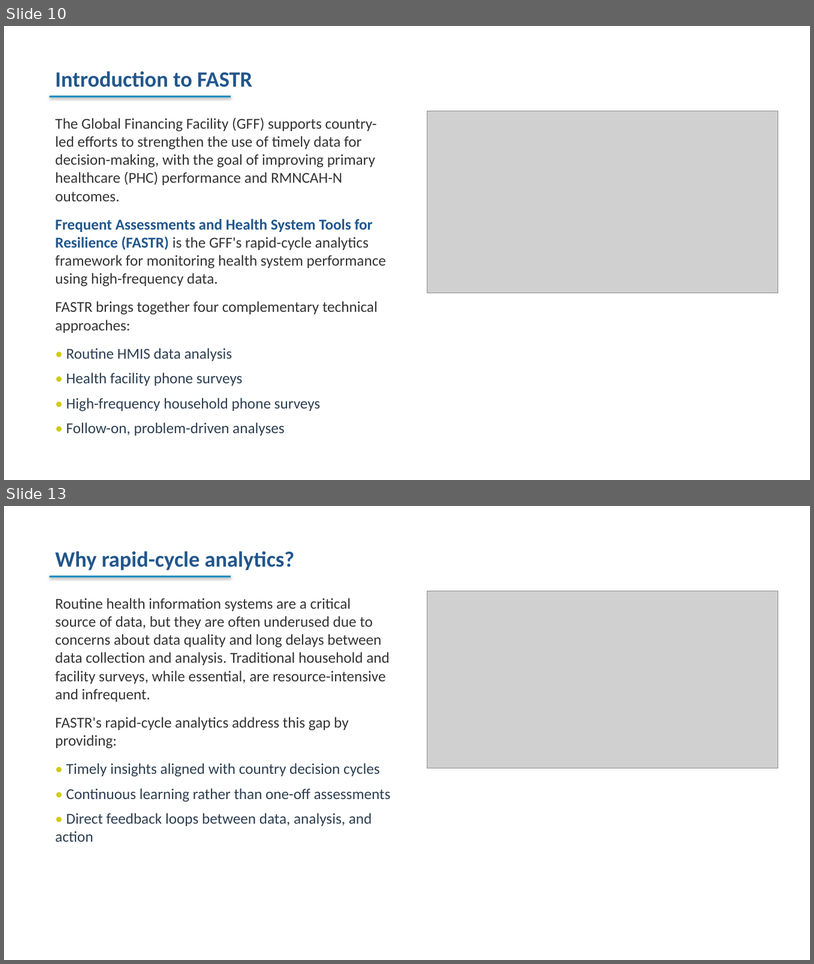
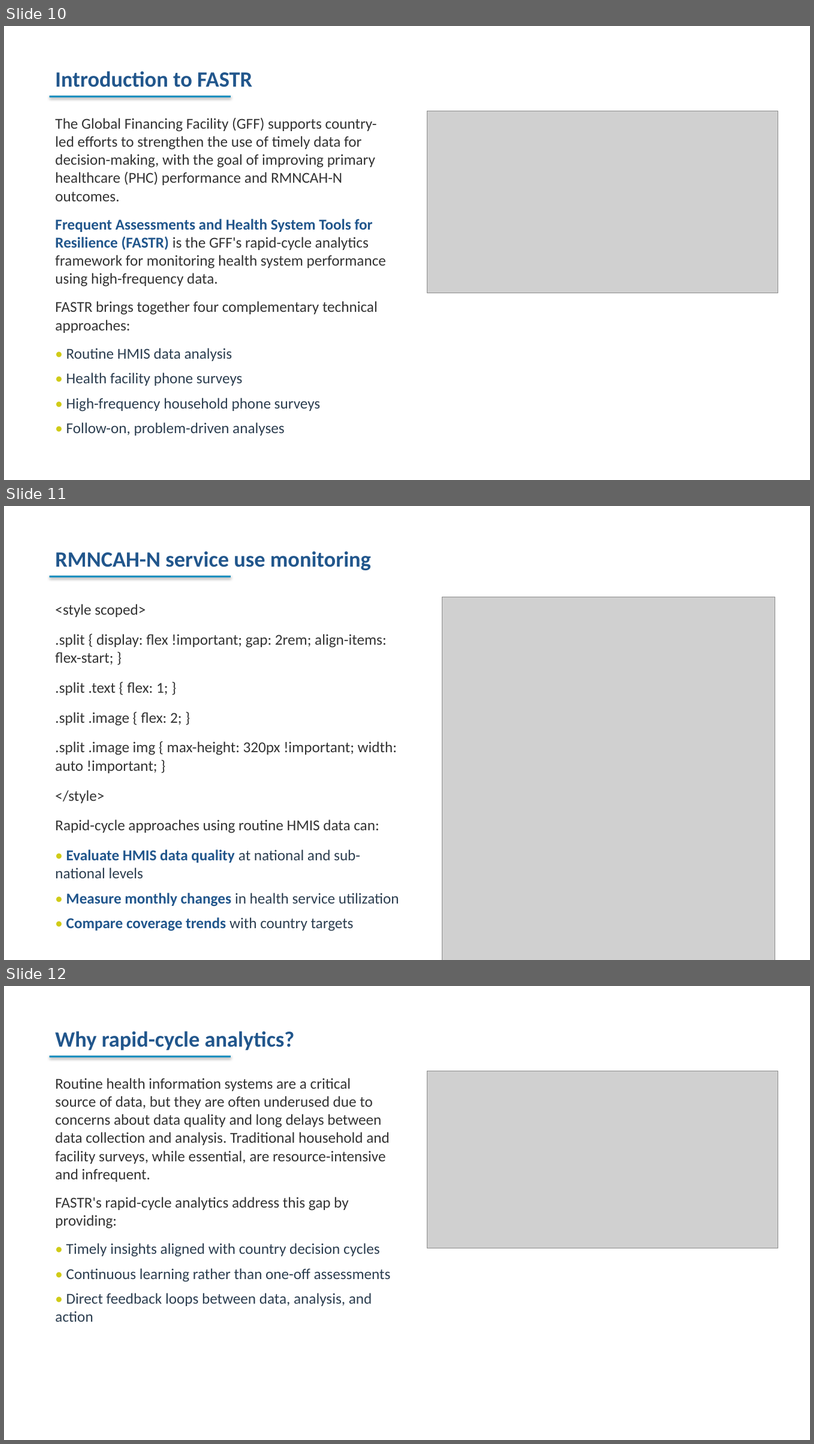
Before and after one commit to FASTR-Analytics/fastr-resource-hub, a slide deck: outputs/2026-zambia_deck.pptx. Shown one above the other, each under a label of ours: slides 10 and 13 before the commit, slides 10, 11 and 12 after it; the slides between them are not shown. The pictures are 814x964 and 814x1444 pixels, drawn with LibreOffice and Linux fonts; fonts in the diff are those of the drawing; grey boxes stand for pictures. Boxes give left, top, right and bottom in pixels: in the first picture for what was removed or moved away, otherwise in the second. Text is boxed around its words. In the diff, an @@ line names an element or a change of style, - is before the commit and + after.

Commit message:
updated default images

```diff
--- a/outputs/2026-zambia_deck.pptx
+++ b/outputs/2026-zambia_deck.pptx
@@ slide 11 added at [4,506,810,960], background #FFFFFF @@
@@ text added at [55,551,371,570], 26 pt, text #21568C, bold @@
+RMNCAH-N service use monitoring
@@ rectangle added at [50,576,231,577], fill #1A90C0 @@
@@ text added at [55,604,399,931], 18 pt, text #333333 @@
+<style scoped>
+.split { display: flex !important; gap: 2rem; align-items: flex-start; }
+.split .text { flex: 1; }
+.split .image { flex: 2; }
+.split .image img { max-height: 320px !important; width: auto !important; }
+</style>
+Rapid-cycle approaches using routine HMIS data can:
+• Evaluate HMIS data quality at national and sub-national levels
+• Measure monthly changes in health service utilization
+• Compare coverage trends with country targets
@@ picture added at [443,597,776,960] @@
@@ what was slide 13 is now slide 12 @@
```
Also in this commit, not shown: 5 slides changed, 1 other slide added, 3 slides removed, 35 other files.
